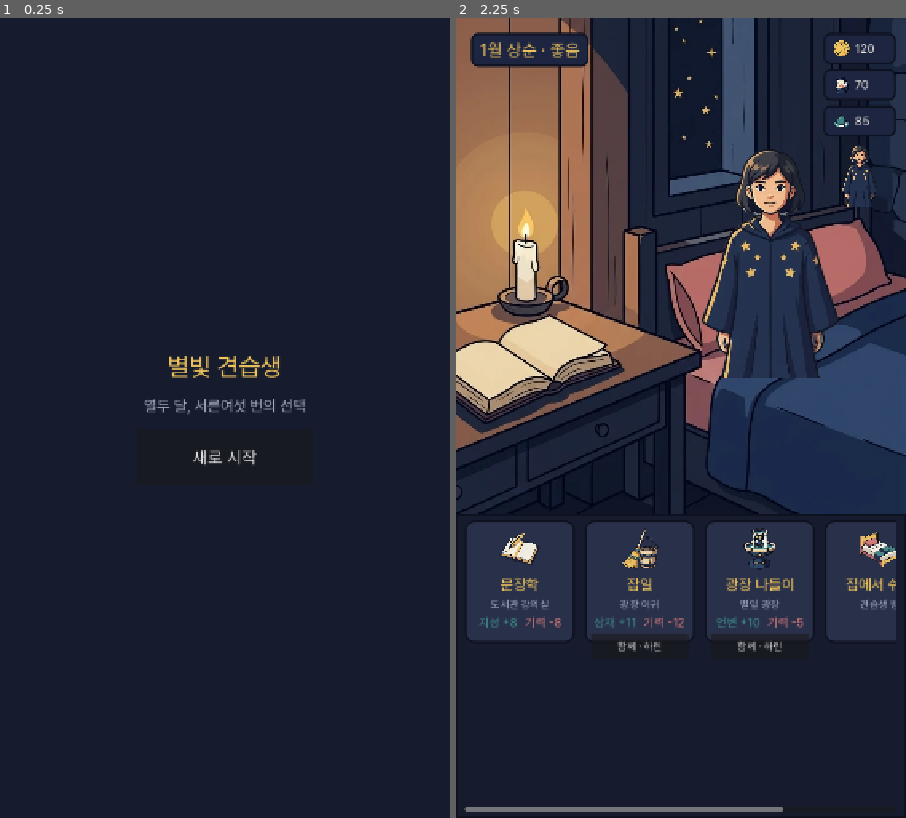
Above: before the commit, frames 1-2 (left to right).
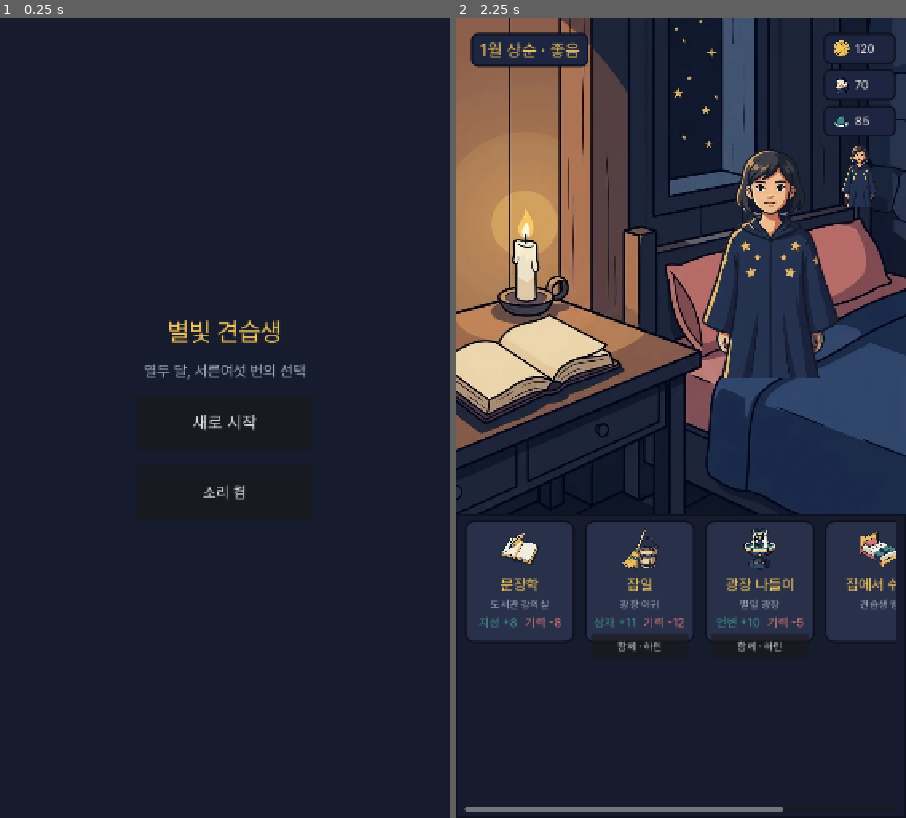
Above: after the commit, the same moments.

Repository: seorilabs/starlit-apprentice
Game: Godot game, scene res://scenes/main.tscn
Two runs of this game, one before a commit and one after it. Both use one fixed random seed, a clock stepped at 60 frames per second and the inputs below.
Inputs (mouse positions are in pixels of both pictures, inside the frame that each line leads up to):
- Up to frame 1 (0.25 s): no input
- Up to frame 2 (2.25 s): click (681, 490) at 0.5 s, where only the run after the commit has a clickable "소리 켬"; click (681, 490) at 1.25 s, where only the run after the commit has a clickable "소리 끔"; click "새로 시작" at 2 s

The runs differ from the first frame. In frame 1, 1.4% of the frame differs, in the area x 32-68%, y 37-61%; in frame 2, nothing differs.

Commit message:
feat: 오디오 재생 계층과 사운드 설정 (SRC-001)
소리가 전혀 나지 않았다. AudioStreamPlayer 가 하나도 없고 assets/audio 자체가
없었으며, autoload/audio.gd 는 Master 버스 음소거만 했다. sound_enabled 를
바꾸는 코드가 없어 사용자는 소리를 켜고 끌 수 없었다 — 주석이 인용한
AppsInToss SRC-001 이 지켜지지 않는 상태였다.

- BGM/SFX 버스를 분리해 각각 독립적으로 음소거한다. Master 하나만 뮤트하면
  둘을 나눌 수 없다
- play_bgm(id)/stop_bgm()/play_sfx(id). 같은 곡 재요청은 재시작하지 않는다 —
  화면을 옮길 때마다 곡이 처음으로 튀면 배경음이 아니라 알림음이 된다
- .ogg 는 loop = true 로 재생해 이음매를 없앤다
- SFX 는 보이스 6개 풀을 라운드로빈으로 돌린다. 하나만 두면 뒤 소리가 앞 소리를 자른다
- 타이틀에 사운드 On/Off 토글. 값은 메타 저장에 남아 앱을 다시 켜도 유지된다
- 백그라운드 전환은 즉시 음소거하고, 복귀 시 sound_enabled 를 존중한다
- 헤드리스에서는 재생을 건너뛴다. dummy 오디오 드라이버가 playback 을 붙들어
  종료 시 "resources still in use" 로 로그 게이트를 깨뜨렸다
- check_web_budget.sh 가 BGM 합계 1.6MB·각 550KB 와 mp3 부재를 검사한다.
  export 와 무관한 소스 검사라 export 앞에 둔다
- tests/audio_runner.gd: 버스 분리, 같은 곡 재요청, 겹침 재생, 설정 지속,
  백그라운드 복원, 에셋 계약을 검증한다. test_all.sh 에 등록했다

에셋은 tools/generate_audio.py 로 절차 생성했다. BGM 3종은 모든 성분의 주기가
전체 길이를 정수로 나누도록 잡아 루프 이음매에 공백이 없다.
합계 0.57MB (main 0.19 · event 0.13 · milestone 0.24), 전부 모노 .ogg 다.
이 BGM 은 game-sound-pipeline 산출물로 교체할 자리다 — 파일만 바꾸면 된다.

검증: test_all.sh 통과(clean .godot 후 2회), godot_quality_gate.sh 통과,
check_web_budget.sh 오디오 항목 통과, check_core_boundary.py 통과

Closes #27

Claude-Session: https://claude.ai/code/session_01KzCa1YjNPUrcvzLt7EnPYP

Diff:
--- a/autoload/audio.gd
+++ b/autoload/audio.gd
@@ -1,19 +1,165 @@
 extends Node
-## BGM/SFX 버스 관리.
+## BGM/SFX 재생과 버스 관리.
 ##
-## AppsInToss 요구사항: 사운드 On/Off 사용자 설정 필수,
+## AppsInToss 요구사항(SRC-001): 사운드 On/Off 사용자 설정 필수,
 ## 백그라운드 전환 시 즉시 종료, 복귀 시 재생.
+## docs/game-design/04-art-audio-bible.md
+
+const BUS_MASTER := "Master"
+const BUS_BGM := "BGM"
+const BUS_SFX := "SFX"
+const AUDIO_DIR := "res://assets/audio/%s.ogg"
+## 짧은 효과음은 겹친다. 하나만 두면 뒤 소리가 앞 소리를 자른다.
+const SFX_VOICES := 6
 
 var sound_enabled: bool = true
 
+var _bgm: AudioStreamPlayer
+var _sfx: Array[AudioStreamPlayer] = []
+var _current_bgm := ""
+var _ready_done := false
+var _profile_node: Node
+## 다음에 쓸 SFX 보이스. 헤드리스에서는 playing 이 늘 false 라
+## "비어 있는 것 찾기" 만으로는 한 보이스에 전부 몰린다.
+var _next_voice := 0
+
+func _ready() -> void:
+	ensure()
+
+## 배선을 보장한다. 헤드리스 러너에서는 오토로드의 _ready 가 돌지 않고
+## get_tree() 도 비어, 재생 계층이 없는 채로 테스트가 통과해 버린다.
+## 그래서 러너가 Profile 을 직접 넘길 수 있게 열어 둔다.
+func ensure(profile_node: Node = null) -> void:
+	if _ready_done:
+		return
+	_ready_done = true
+	_profile_node = profile_node if profile_node != null else _lookup_profile()
+	_ensure_bus(BUS_BGM)
+	_ensure_bus(BUS_SFX)
+	_bgm = AudioStreamPlayer.new()
+	_bgm.bus = BUS_BGM
+	add_child(_bgm)
+	for i in SFX_VOICES:
+		var p := AudioStreamPlayer.new()
+		p.bus = BUS_SFX
+		add_child(p)
+		_sfx.append(p)
+	set_sound_enabled(_load_preference())
+
+## Master 하나만 뮤트하면 BGM 과 SFX 를 따로 끌 수 없다.
+func _ensure_bus(name: String) -> void:
+	if AudioServer.get_bus_index(name) >= 0:
+		return
+	var idx := AudioServer.bus_count
+	AudioServer.add_bus(idx)
+	AudioServer.set_bus_name(idx, name)
+	AudioServer.set_bus_send(idx, BUS_MASTER)
+
+# ── 재생 ───────────────────────────────────────────────────────────
+## 같은 곡을 다시 요청하면 재시작하지 않는다. 화면을 옮길 때마다 곡이
+## 처음으로 튀면 배경음이 아니라 알림음이 된다.
+func play_bgm(id: String) -> void:
+	ensure()
+	if id == "":
+		return
+	if _current_bgm == id and _bgm.playing:
+		return
+	var stream := _load_stream(id)
+	if stream == null:
+		return
+	if stream is AudioStreamOggVorbis:
+		(stream as AudioStreamOggVorbis).loop = true
+	_current_bgm = id
+	_bgm.stream = stream
+	if _can_play(_bgm):
+		_bgm.play()
+
+func stop_bgm() -> void:
+	ensure()
+	_current_bgm = ""
+	_bgm.stop()
+
+func current_bgm() -> String:
+	return _current_bgm
+
+func play_sfx(id: String) -> void:
+	ensure()
+	var stream := _load_stream(id)
+	if stream == null:
+		return
+	# 라운드로빈으로 돌린다. 전부 물려 있어도 가장 오래된 것을 재활용할 뿐
+	# 소리를 삼키지는 않는다.
+	var voice := _sfx[_next_voice]
+	for i in _sfx.size():
+		var candidate := _sfx[(_next_voice + i) % _sfx.size()]
+		if not candidate.playing:
+			voice = candidate
+			_next_voice = (_next_voice + i + 1) % _sfx.size()
+			break
+	if voice == _sfx[_next_voice] and voice.playing:
+		_next_voice = (_next_voice + 1) % _sfx.size()
+	voice.stream = stream
+	if _can_play(voice):
+		voice.play()
+
+## 헤드리스에서는 재생하지 않는다. 트리 밖이면 play() 가 에러를 남기고,
+## dummy 오디오 드라이버는 playback 을 붙들어 종료 시 "resources still in use"
+## 로 로그 게이트를 깨뜨린다. 배선 검증에는 스트림 배정이면 충분하다.
+func _can_play(player: AudioStreamPlayer) -> bool:
+	return player.is_inside_tree() and DisplayServer.get_name() != "headless"
+
+func _load_stream(id: String) -> AudioStream:
+	var path := AUDIO_DIR % id
+	if not ResourceLoader.exists(path):
+		return null
+	return load(path) as AudioStream
+
+# ── 설정 ───────────────────────────────────────────────────────────
+func set_sound_enabled(enabled: bool) -> void:
+	sound_enabled = enabled
+	_apply_mute(not enabled)
+	_save_preference(enabled)
+
+func toggle_sound() -> bool:
+	set_sound_enabled(not sound_enabled)
+	return sound_enabled
+
+func _apply_mute(muted: bool) -> void:
+	for name in [BUS_BGM, BUS_SFX]:
+		var bus := AudioServer.get_bus_index(name)
+		if bus >= 0:
+			AudioServer.set_bus_mute(bus, muted)
+
+## 설정은 별빛 기록(메타)에 남는다. 런은 폐기돼도 이 값은 남아야 한다.
+func _lookup_profile() -> Node:
+	var tree := get_tree()
+	if tree == null or tree.root == null:
+		return null
+	return tree.root.get_node_or_null(^"Profile")
+
+func _load_preference() -> bool:
+	return bool(_profile_node.sound_enabled()) if _profile_node != null else true
+
+func _save_preference(enabled: bool) -> void:
+	if _profile_node != null:
+		_profile_node.set_sound_enabled(enabled)
+
+## 스트림 참조를 놓는다. 헤드리스 프로브가 씬을 세운 채 끝나면 오디오
+## 리소스가 살아남아 "resources still in use" 로 로그 게이트를 깨뜨린다.
+func release() -> void:
+	if _bgm != null:
+		_bgm.stop()
+		_bgm.stream = null
+	for p in _sfx:
+		p.stop()
+		p.stream = null
+	_current_bgm = ""
+
+# ── 앱 전환 ────────────────────────────────────────────────────────
 func _notification(what: int) -> void:
 	match what:
 		NOTIFICATION_APPLICATION_PAUSED, NOTIFICATION_WM_WINDOW_FOCUS_OUT:
-			_set_muted(true)
+			_apply_mute(true)
 		NOTIFICATION_APPLICATION_RESUMED, NOTIFICATION_WM_WINDOW_FOCUS_IN:
-			_set_muted(not sound_enabled)
-
-func _set_muted(muted: bool) -> void:
-	var bus := AudioServer.get_bus_index("Master")
-	if bus >= 0:
-		AudioServer.set_bus_mute(bus, muted)
+			# 꺼 둔 채로 복귀했는데 소리가 나면 설정이 무시된 것이다.
+			_apply_mute(not sound_enabled)
--- a/autoload/profile.gd
+++ b/autoload/profile.gd
@@ -52,7 +52,8 @@
 func meta() -> Dictionary:
 	var raw := _store().read_meta()
 	if int(raw.get("schema", 0)) != SAVE_SCHEMA_VERSION:
-		return {"schema": SAVE_SCHEMA_VERSION, "runs_completed": 0, "endings": []}
+		return {"schema": SAVE_SCHEMA_VERSION, "runs_completed": 0, "endings": [],
+		"sound_enabled": true}
 	return raw
 
 func runs_completed() -> int:
@@ -61,6 +62,16 @@
 ## 이번에 열 기회 덱. 회차 수에서 유도하므로 앱을 껐다 켜도 이어진다.
 func next_deck() -> int:
 	return posmod(runs_completed(), SaResources.DECK_COUNT)
+
+## 사운드 설정. 런이 아니라 메타에 둔다 — 런을 폐기해도 남아야 한다.
+func sound_enabled() -> bool:
+	return bool(meta().get("sound_enabled", true))
+
+func set_sound_enabled(enabled: bool) -> void:
+	var m := meta()
+	m["sound_enabled"] = enabled
+	m["schema"] = SAVE_SCHEMA_VERSION
+	_store().write_meta(m)
 
 ## 런 완주. 회차를 올리고 도달한 엔딩을 남긴 뒤 런 저장을 지운다.
 func record_completion(ending_code: String) -> void:
--- a/src/ui/main.gd
+++ b/src/ui/main.gd
@@ -73,6 +73,17 @@
 		resume_wrap.add_child(resume)
 		col.add_child(resume_wrap)
 
+	# SRC-001: 사운드 On/Off 는 사용자 설정 필수다.
+	var sound := Button.new()
+	sound.custom_minimum_size = Vector2(280, SaUiKit.TOUCH_MIN)
+	sound.add_theme_font_size_override("font_size", SaUiKit.FONT_BODY)
+	sound.text = _sound_label()
+	sound.pressed.connect(func():
+		Audio.toggle_sound()
+		sound.text = _sound_label())
+	var sound_wrap := CenterContainer.new()
+	sound_wrap.add_child(sound)
+
 	var start := Button.new()
 	start.text = "새로 시작"
 	start.custom_minimum_size = Vector2(280, SaUiKit.TOUCH_MIN)
@@ -81,7 +92,12 @@
 	var wrap := CenterContainer.new()
 	wrap.add_child(start)
 	col.add_child(wrap)
+	col.add_child(sound_wrap)
 	add_child(col)
+	Audio.play_bgm("bgm_main")
+
+func _sound_label() -> String:
+	return "소리 켬" if Audio.sound_enabled else "소리 끔"
 
 func _start_run() -> void:
 	# 코어는 Time 을 모른다. 시드는 여기서 만들어 주입한다.
@@ -108,6 +124,7 @@
 	if _run.is_over():
 		_show_ending()
 		return
+	Audio.play_bgm("bgm_main")
 	_clear()
 	_turn_screen = SaTurnScreen.new()
 	_turn_screen.anchor_right = 1.0
@@ -118,6 +135,7 @@
 	_turn_screen.portrait_tapped.connect(_show_constellation)
 
 func _on_action(action: Dictionary, together: String) -> void:
+	Audio.play_sfx("sfx_confirm")
 	var result := _run.resolve(action, together)
 	_save_run()
 	_show_resolution(action, result)
@@ -179,6 +197,9 @@
 func _show_event() -> void:
 	var ev: Dictionary = _run.pending_events[0]
 	Events.event_shown.emit(String(ev.get("id", "")))
+	# 계절 심사는 장면이 다르다. 배경음도 따라간다.
+	Audio.play_bgm("bgm_milestone" if String(ev.get("category", "")) == "milestone" else "bgm_event")
+	Audio.play_sfx("sfx_page")
 	var card := _panel_overlay()
 	var col := card.get_child(0) as VBoxContainer
 	col.add_child(SaUiKit.heading(String(ev.get("title", ""))))
@@ -203,6 +224,7 @@
 		col.add_child(btn)
 
 func _on_event_choice(choice: Dictionary) -> void:
+	Audio.play_sfx("sfx_tap")
 	var outcome := _run.apply_event_choice(choice)
 	_save_run()
 	var card := _panel_overlay()
--- /dev/null
+++ b/tests/audio_runner.gd
@@ -0,0 +1,150 @@
+extends SceneTree
+## 오디오 배선 검증.
+##
+## 소리는 헤드리스에서 들을 수 없다. 들리는지가 아니라 배선이 살아 있는지를
+## 검증한다 — 버스 분리, 같은 곡 재요청, 겹침 재생, 설정 지속, 앱 전환 복원.
+
+const META_PATH := "user://test_audio_meta.json"
+const RUN_PATH := "user://test_audio_run.json"
+
+func _initialize() -> void:
+	var failures: Array[String] = []
+	var audio := root.get_node_or_null(^"Audio")
+	var profile := root.get_node_or_null(^"Profile")
+	if audio == null or profile == null:
+		printerr("FAIL: Audio 또는 Profile 오토로드가 없다")
+		quit(1)
+		return
+	_cleanup()
+	profile.use_storage(SaFileStorage.new(RUN_PATH, META_PATH))
+	audio.ensure(profile)
+
+	failures.append_array(_test_buses(audio))
+	failures.append_array(_test_bgm(audio))
+	failures.append_array(_test_sfx_overlap(audio))
+	failures.append_array(_test_preference_persists(audio, profile))
+	failures.append_array(_test_background_restores(audio))
+	failures.append_array(_test_assets())
+
+	_cleanup()
+	if failures.is_empty():
+		print("AUDIO PASS")
+		quit(0)
+		return
+	for f in failures:
+		printerr("FAIL: %s" % f)
+	quit(1)
+
+## BGM 과 SFX 가 따로 음소거돼야 한다. Master 하나만 뮤트하면 둘을 나눌 수 없다.
+func _test_buses(audio: Node) -> Array[String]:
+	var out: Array[String] = []
+	for name in [audio.BUS_BGM, audio.BUS_SFX]:
+		if AudioServer.get_bus_index(name) < 0:
+			out.append("오디오 버스 '%s' 가 없다" % name)
+	if out.is_empty():
+		var bgm := AudioServer.get_bus_index(audio.BUS_BGM)
+		var sfx := AudioServer.get_bus_index(audio.BUS_SFX)
+		AudioServer.set_bus_mute(bgm, true)
+		AudioServer.set_bus_mute(sfx, false)
+		if not AudioServer.is_bus_mute(bgm) or AudioServer.is_bus_mute(sfx):
+			out.append("BGM 과 SFX 가 독립적으로 음소거되지 않는다")
+		AudioServer.set_bus_mute(bgm, false)
+	return out
+
+## 같은 곡을 다시 요청하면 재시작하지 않는다.
+func _test_bgm(audio: Node) -> Array[String]:
+	var out: Array[String] = []
+	audio.set_sound_enabled(true)
+	audio.play_bgm("bgm_main")
+	if String(audio.current_bgm()) != "bgm_main":
+		out.append("BGM 이 재생되지 않았다")
+		return out
+	var player: AudioStreamPlayer = audio._bgm
+	if player.stream == null:
+		out.append("BGM 스트림이 비었다")
+		return out
+	if player.stream is AudioStreamOggVorbis and not (player.stream as AudioStreamOggVorbis).loop:
+		out.append("BGM 이 루프로 설정되지 않았다. 이음매에서 곡이 끊긴다")
+	var before := player.stream
+	audio.play_bgm("bgm_main")
+	if player.stream != before:
+		out.append("같은 BGM 재요청이 곡을 갈아 끼웠다")
+	audio.play_bgm("bgm_event")
+	if String(audio.current_bgm()) != "bgm_event":
+		out.append("다른 BGM 으로 전환되지 않았다")
+	audio.stop_bgm()
+	if String(audio.current_bgm()) != "":
+		out.append("stop_bgm() 이 상태를 비우지 않았다")
+	return out
+
+## 짧은 효과음이 겹쳐도 앞 소리가 잘리지 않아야 한다.
+func _test_sfx_overlap(audio: Node) -> Array[String]:
+	var out: Array[String] = []
+	audio.play_sfx("sfx_tap")
+	audio.play_sfx("sfx_confirm")
+	audio.play_sfx("sfx_page")
+	var busy := 0
+	for p in (audio._sfx as Array):
+		if (p as AudioStreamPlayer).stream != null:
+			busy += 1
+	if busy < 3:
+		out.append("효과음 3개가 동시에 물리지 않는다: %d개" % busy)
+	return out
+
+## 설정은 메타에 남아 앱을 다시 켜도 유지된다.
+func _test_preference_persists(audio: Node, profile: Node) -> Array[String]:
+	var out: Array[String] = []
+	audio.set_sound_enabled(false)
+	if not profile.meta().has("sound_enabled"):
+		out.append("사운드 설정이 메타에 저장되지 않았다")
+	elif bool(profile.sound_enabled()):
+		out.append("끈 설정이 메타에 반영되지 않았다")
+	if not AudioServer.is_bus_mute(AudioServer.get_bus_index(audio.BUS_BGM)):
+		out.append("소리를 껐는데 BGM 버스가 음소거되지 않았다")
+	# 완주로 메타를 갱신해도 사운드 설정이 날아가지 않아야 한다.
+	profile.record_completion("quiet-life")
+	if bool(profile.sound_enabled()):
+		out.append("완주 기록이 사운드 설정을 덮어썼다")
+	audio.set_sound_enabled(true)
+	return out
+
+## 백그라운드로 갔다가 꺼 둔 채로 돌아오면 여전히 무음이어야 한다.
+func _test_background_restores(audio: Node) -> Array[String]:
+	var out: Array[String] = []
+	var bgm := AudioServer.get_bus_index(audio.BUS_BGM)
+	audio.set_sound_enabled(false)
+	audio._notification(Node.NOTIFICATION_APPLICATION_PAUSED)
+	if not AudioServer.is_bus_mute(bgm):
+		out.append("백그라운드 전환에서 음소거되지 않았다")
+	audio._notification(Node.NOTIFICATION_APPLICATION_RESUMED)
+	if not AudioServer.is_bus_mute(bgm):
+		out.append("꺼 둔 채로 복귀했는데 소리가 돌아왔다")
+
+	audio.set_sound_enabled(true)
+	audio._notification(Node.NOTIFICATION_APPLICATION_PAUSED)
+	if not AudioServer.is_bus_mute(bgm):
+		out.append("켠 상태에서도 백그라운드 전환은 음소거여야 한다")
+	audio._notification(Node.NOTIFICATION_APPLICATION_RESUMED)
+	if AudioServer.is_bus_mute(bgm):
+		out.append("켜 둔 채로 복귀했는데 소리가 돌아오지 않았다")
+	return out
+
+## 에셋 계약: BGM 3종 + SFX 3종, 전부 .ogg, mp3 없음.
+func _test_assets() -> Array[String]:
+	var out: Array[String] = []
+	for id in ["bgm_main", "bgm_event", "bgm_milestone",
+		"sfx_tap", "sfx_confirm", "sfx_page"]:
+		if not ResourceLoader.exists("res://assets/audio/%s.ogg" % id):
+			out.append("오디오 에셋이 없다: %s.ogg" % id)
+	var dir := DirAccess.open("res://assets/audio")
+	if dir != null:
+		for f in dir.get_files():
+			if f.ends_with(".mp3"):
+				out.append("mp3 가 있다: %s. 루프 시작에 공백이 생긴다" % f)
+	return out
+
+func _cleanup() -> void:
+	for p in [META_PATH, META_PATH + ".bak", META_PATH + ".tmp",
+		RUN_PATH, RUN_PATH + ".bak", RUN_PATH + ".tmp"]:
+		if FileAccess.file_exists(p):
+			DirAccess.remove_absolute(p)
--- a/tests/layout_probe.gd
+++ b/tests/layout_probe.gd
@@ -20,6 +20,11 @@
 		_press_first(root)   # 새로 시작 → 턴 화면
 	if _f == 45:
 		_check()
+		# 오디오 스트림을 붙든 채 끝나면 "resources still in use" 가 남아
+		# 로그 게이트가 이 프로브를 실패로 처리한다.
+		var audio := root.get_node_or_null(^"Audio")
+		if audio != null:
+			audio.release()
 		if _failures.is_empty():
 			print("LAYOUT PASS")
 			quit(0)
Not shown, added: assets/audio/bgm_event.ogg.import
Not shown, added: assets/audio/bgm_main.ogg.import
Not shown, added: assets/audio/bgm_milestone.ogg.import
Not shown, added: assets/audio/sfx_confirm.ogg.import
Not shown, added: assets/audio/sfx_page.ogg.import
Not shown, added: assets/audio/sfx_tap.ogg.import
Not shown, added: tests/audio_runner.gd.uid
Not shown, added: assets/audio/bgm_event.ogg
Not shown, added: assets/audio/bgm_main.ogg
Not shown, added: assets/audio/bgm_milestone.ogg
Not shown, added: assets/audio/sfx_confirm.ogg
Not shown, added: assets/audio/sfx_page.ogg
(and 4 more such lines)
